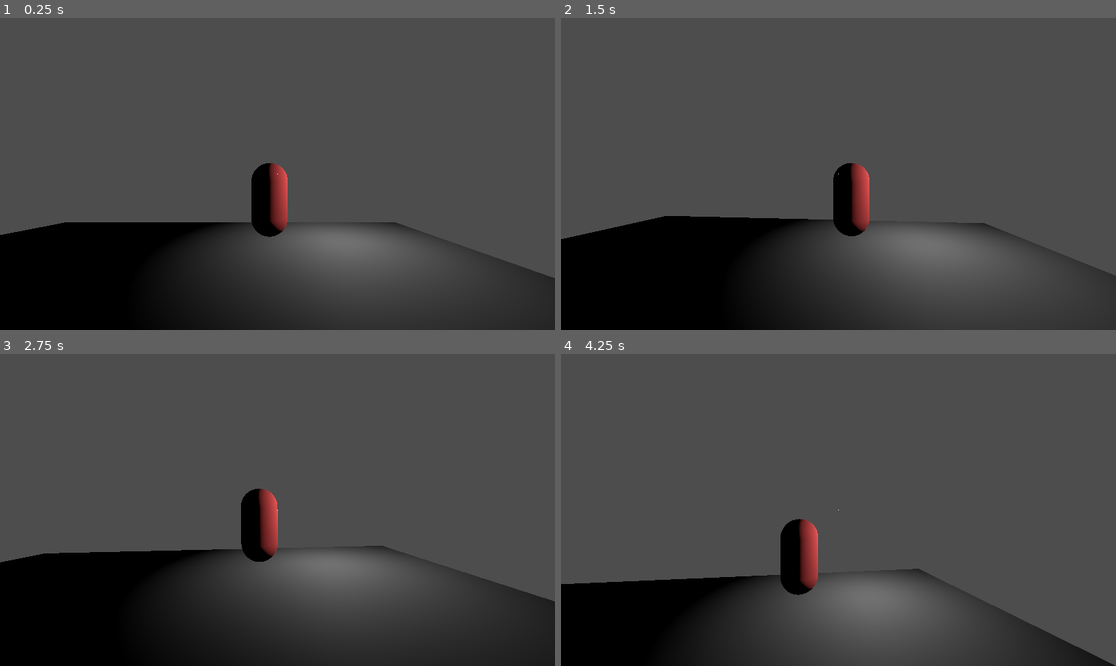
Above: before the commit, frames 1-4 (two rows, left to right).
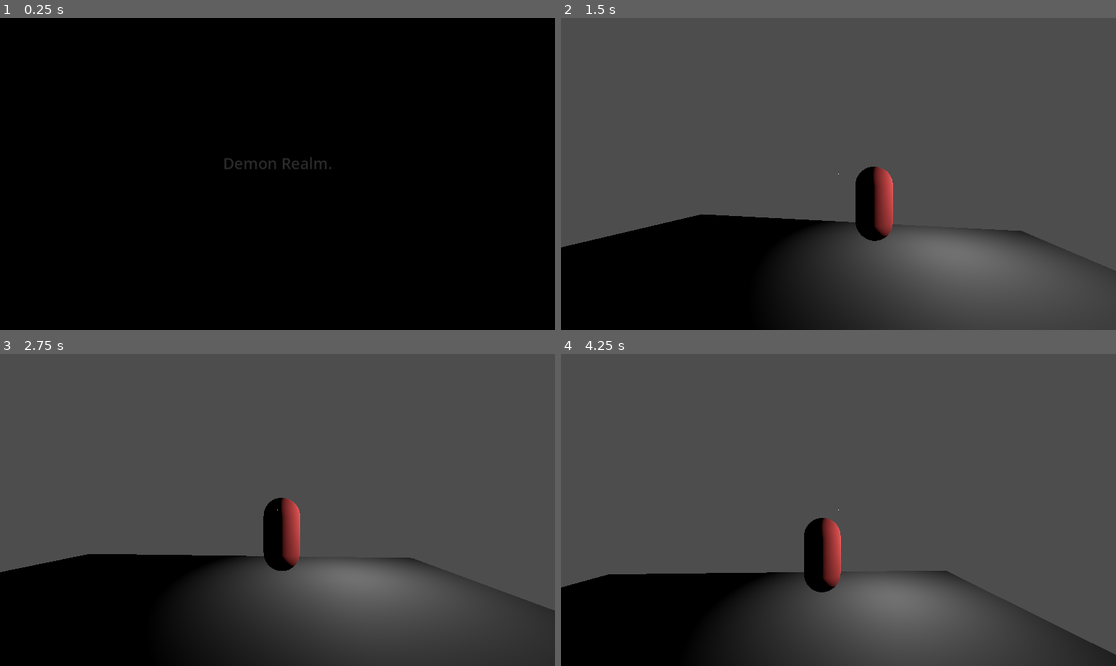
Above: after the commit, the same moments.

Repository: MilanVasko/ludum-dare-55
Game: Godot game, scene res://pre-intro/pre-intro.tscn
Same seed, same stepped clock (60 frames per second), same inputs: the game is played once before the commit and once after it. Before the commit the project starts from res://main.tscn.
Inputs (mouse positions are in pixels of both pictures, inside the frame that each line leads up to):
- Up to frame 1 (0.25 s): no input
- Up to frame 2 (1.5 s): tap Enter (ui_accept) at 0.5 s; move the mouse to (866, 174) at 0.52 s; hold Up (ui_up) from 0.53 s (still down); tap Space (jump) at 0.6, 0.77, 1.07 s; move the mouse to (810, 174) at 1.27 s; tap Ctrl (crouch) at 1.35 s
- Up to frame 3 (2.75 s): keep holding Up (ui_up); tap Space (jump) at 1.52, 1.55, 1.82, 2.3 s; move the mouse to (288, 503) at 2.02 s; press the mouse at (288, 503) at 2.03 s
- Up to frame 4 (4.25 s): keep holding Up (ui_up); move the mouse to (832, 516) at 2.77 s; release the mouse at (832, 516) at 2.78 s; tap Shift (sprint) at 2.85 s; tap Space (jump) at 3.02, 3.05, 3.32, 3.6, 3.77, 4.07 s; move the mouse to (877, 513) at 3.52 s

The runs differ from the first frame. In frame 1, 87% of the frame differs, in the area x 0-100%, y 0-100%; in frame 2, 3.2%; in frame 3, 4.3%; in frame 4, 3.7%.

Commit message:
Pre-intro animation

Diff:
--- /dev/null
+++ b/pre-intro/pre-intro.gd
@@ -0,0 +1,15 @@
+extends Control
+
+func _ready() -> void:
+	$AnimationPlayer.play("pre-intro")
+
+func _input(event: InputEvent) -> void:
+	if event.is_action_pressed("skip_cutscene"):
+		end()
+
+func end() -> void:
+	var err := get_tree().change_scene_to_file("res://main.tscn")
+	assert(err == OK)
+
+func _on_animation_player_animation_finished(_anim_name: String) -> void:
+	end()
--- /dev/null
+++ b/pre-intro/pre-intro.tscn
@@ -0,0 +1,115 @@
+[gd_scene load_steps=7 format=3 uid="uid://wbampxv4n4v3"]
+
+[ext_resource type="Script" path="res://pre-intro/pre-intro.gd" id="1_okraq"]
+
+[sub_resource type="LabelSettings" id="LabelSettings_gqlpp"]
+font_size = 32
+
+[sub_resource type="LabelSettings" id="LabelSettings_4uw2l"]
+font_size = 32
+
+[sub_resource type="Animation" id="Animation_wgdqo"]
+resource_name = "pre-intro"
+length = 4.0
+tracks/0/type = "value"
+tracks/0/imported = false
+tracks/0/enabled = true
+tracks/0/path = NodePath("2:label_settings:font_color")
+tracks/0/interp = 1
+tracks/0/loop_wrap = true
+tracks/0/keys = {
+"times": PackedFloat32Array(1.5, 3, 3.5, 4),
+"transitions": PackedFloat32Array(1, 1, 1, 1),
+"update": 0,
+"values": [Color(0, 0, 0, 1), Color(1, 1, 1, 1), Color(1, 1, 1, 1), Color(0, 0, 0, 1)]
+}
+tracks/1/type = "value"
+tracks/1/imported = false
+tracks/1/enabled = true
+tracks/1/path = NodePath("1:label_settings:font_color")
+tracks/1/interp = 1
+tracks/1/loop_wrap = true
+tracks/1/keys = {
+"times": PackedFloat32Array(0, 1.5, 3, 3.5, 4),
+"transitions": PackedFloat32Array(1, 1, 1, 1, 1),
+"update": 0,
+"values": [Color(0, 0, 0, 1), Color(1, 1, 1, 1), Color(1, 1, 1, 1), Color(1, 1, 1, 1), Color(0, 0, 0, 1)]
+}
+
+[sub_resource type="Animation" id="Animation_kjka3"]
+length = 0.001
+tracks/0/type = "value"
+tracks/0/imported = false
+tracks/0/enabled = true
+tracks/0/path = NodePath("2:label_settings:font_color")
+tracks/0/interp = 1
+tracks/0/loop_wrap = true
+tracks/0/keys = {
+"times": PackedFloat32Array(0),
+"transitions": PackedFloat32Array(1),
+"update": 0,
+"values": [Color(1, 1, 1, 1)]
+}
+tracks/1/type = "value"
+tracks/1/imported = false
+tracks/1/enabled = true
+tracks/1/path = NodePath("1:label_settings:font_color")
+tracks/1/interp = 1
+tracks/1/loop_wrap = true
+tracks/1/keys = {
+"times": PackedFloat32Array(0),
+"transitions": PackedFloat32Array(1),
+"update": 0,
+"values": [Color(1, 1, 1, 1)]
+}
+
+[sub_resource type="AnimationLibrary" id="AnimationLibrary_p3g3f"]
+_data = {
+"RESET": SubResource("Animation_kjka3"),
+"pre-intro": SubResource("Animation_wgdqo")
+}
+
+[node name="PreIntro" type="ColorRect"]
+anchors_preset = 15
+anchor_right = 1.0
+anchor_bottom = 1.0
+grow_horizontal = 2
+grow_vertical = 2
+color = Color(0, 0, 0, 1)
+script = ExtResource("1_okraq")
+
+[node name="1" type="Label" parent="."]
+layout_mode = 1
+anchors_preset = -1
+anchor_left = 0.5
+anchor_top = 0.5
+anchor_right = 0.5
+anchor_bottom = 0.5
+grow_horizontal = 2
+grow_vertical = 0
+theme_override_colors/font_color = Color(1, 1, 1, 1)
+text = "Demon Realm."
+label_settings = SubResource("LabelSettings_gqlpp")
+horizontal_alignment = 1
+vertical_alignment = 1
+
+[node name="2" type="Label" parent="."]
+layout_mode = 1
+anchors_preset = -1
+anchor_left = 0.5
+anchor_top = 0.5
+anchor_right = 0.5
+anchor_bottom = 0.5
+grow_horizontal = 2
+text = "Friday night."
+label_settings = SubResource("LabelSettings_4uw2l")
+horizontal_alignment = 1
+vertical_alignment = 1
+
+[node name="AnimationPlayer" type="AnimationPlayer" parent="."]
+libraries = {
+"": SubResource("AnimationLibrary_p3g3f")
+}
+autoplay = "pre-intro"
+
+[connection signal="animation_finished" from="AnimationPlayer" to="." method="_on_animation_player_animation_finished"]
--- a/project.godot
+++ b/project.godot
@@ -11,7 +11,7 @@
 [application]
 
 config/name="Ludum Dare 55"
-run/main_scene="res://main.tscn"
+run/main_scene="res://pre-intro/pre-intro.tscn"
 config/features=PackedStringArray("4.2", "Forward Plus")
 config/icon="res://icon.svg"
 
@@ -89,3 +89,10 @@
 , Object(InputEventJoypadButton,"resource_local_to_scene":false,"resource_name":"","device":-1,"button_index":0,"pressure":0.0,"pressed":false,"script":null)
 ]
 }
+skip_cutscene={
+"deadzone": 0.5,
+"events": [Object(InputEventMouseButton,"resource_local_to_scene":false,"resource_name":"","device":-1,"window_id":0,"alt_pressed":false,"shift_pressed":false,"ctrl_pressed":false,"meta_pressed":false,"button_mask":1,"position":Vector2(94, 18),"global_position":Vector2(98, 59),"factor":1.0,"button_index":1,"canceled":false,"pressed":true,"double_click":false,"script":null)
+, Object(InputEventJoypadButton,"resource_local_to_scene":false,"resource_name":"","device":-1,"button_index":0,"pressure":0.0,"pressed":false,"script":null)
+, Object(InputEventKey,"resource_local_to_scene":false,"resource_name":"","device":-1,"window_id":0,"alt_pressed":false,"shift_pressed":false,"ctrl_pressed":false,"meta_pressed":false,"pressed":false,"keycode":0,"physical_keycode":32,"key_label":0,"unicode":32,"echo":false,"script":null)
+]
+}
